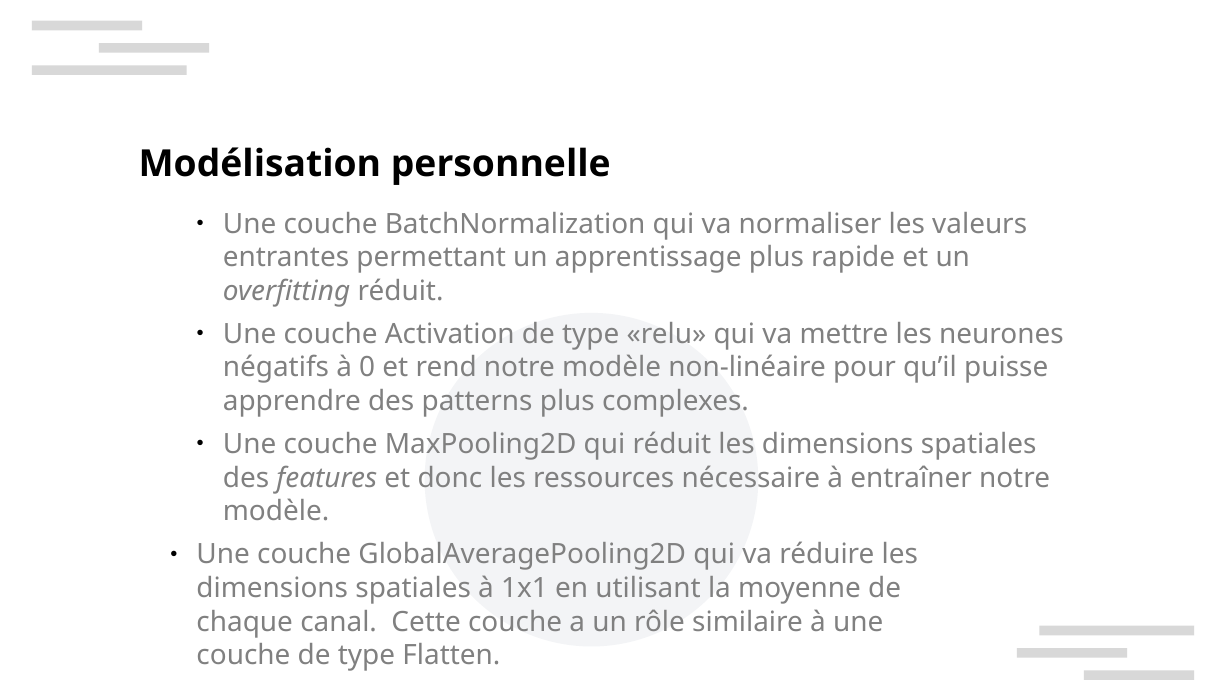
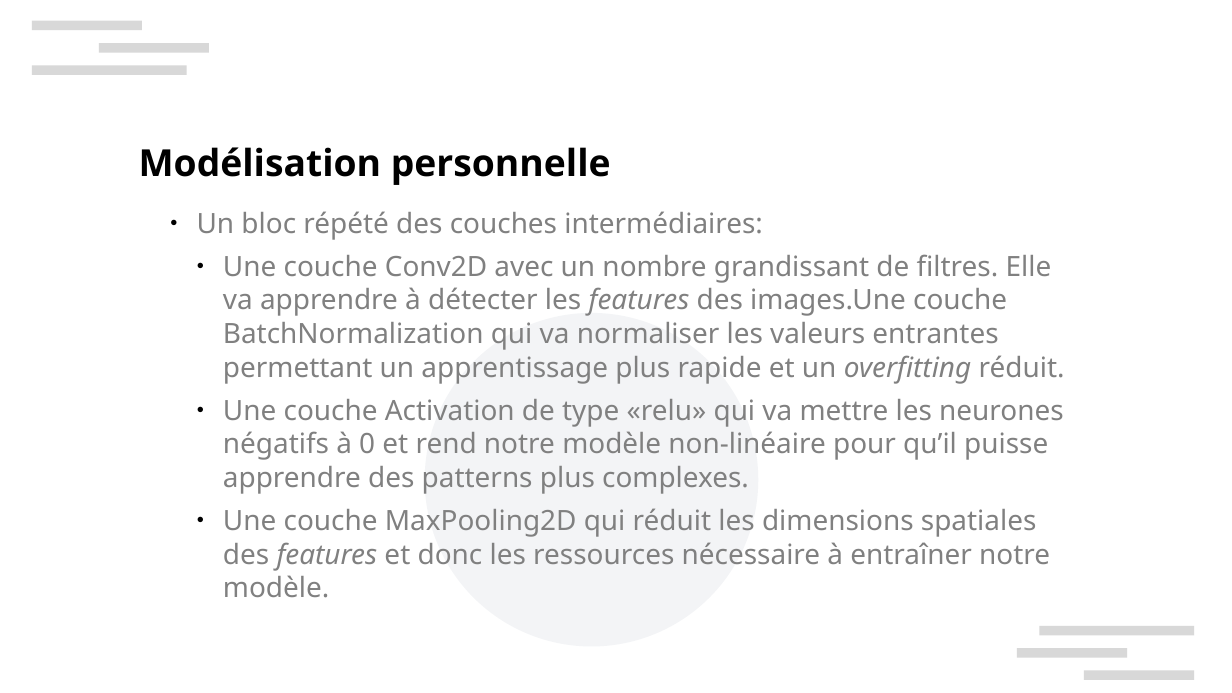
Before and after one commit to xbarrelet/ml-project-6, a slide deck: slide 9 of Barrelet_Xavier_5_presentation_092024.pptx. Drawn at 1232x693 pixels with LibreOffice and Linux fonts; fonts in the diff are those of the drawing; background and template pictures are left out. Boxes give left, top, right and bottom in pixels: in the first picture for what was removed or moved away, otherwise in the second. Text is boxed around its words. In the diff, an @@ line names an element or a change of style, - is before the commit and + after.

```diff
--- a/Barrelet_Xavier_5_presentation_092024.pptx
+++ b/Barrelet_Xavier_5_presentation_092024.pptx
@@ text at (x1=197, y1=211, x2=1065, y2=384): text changed @@
-    ● Une couche BatchNormalization qui va normaliser les valeurs entrantes permettant un apprentissage plus rapide et un overfitting réduit.
+  ● Un bloc répété des couches intermédiaires:
+    ● Une couche Conv2D avec un nombre grandissant de filtres. Elle va apprendre à détecter les features des images.Une couche BatchNormalization qui va normaliser les valeurs entrantes permettant un apprentissage plus rapide et un overfitting réduit.
@@ text at (x1=196, y1=541, x2=918, y2=638): paragraph removed @@
-  ● Une couche GlobalAveragePooling2D qui va réduire les dimensions spatiales à 1x1 en utilisant la moyenne de
-    chaque canal. Cette couche a un rôle similaire à une
-    couche de type Flatten.
```
Also in this commit, not shown: 4 other slides changed, 2 other files.
